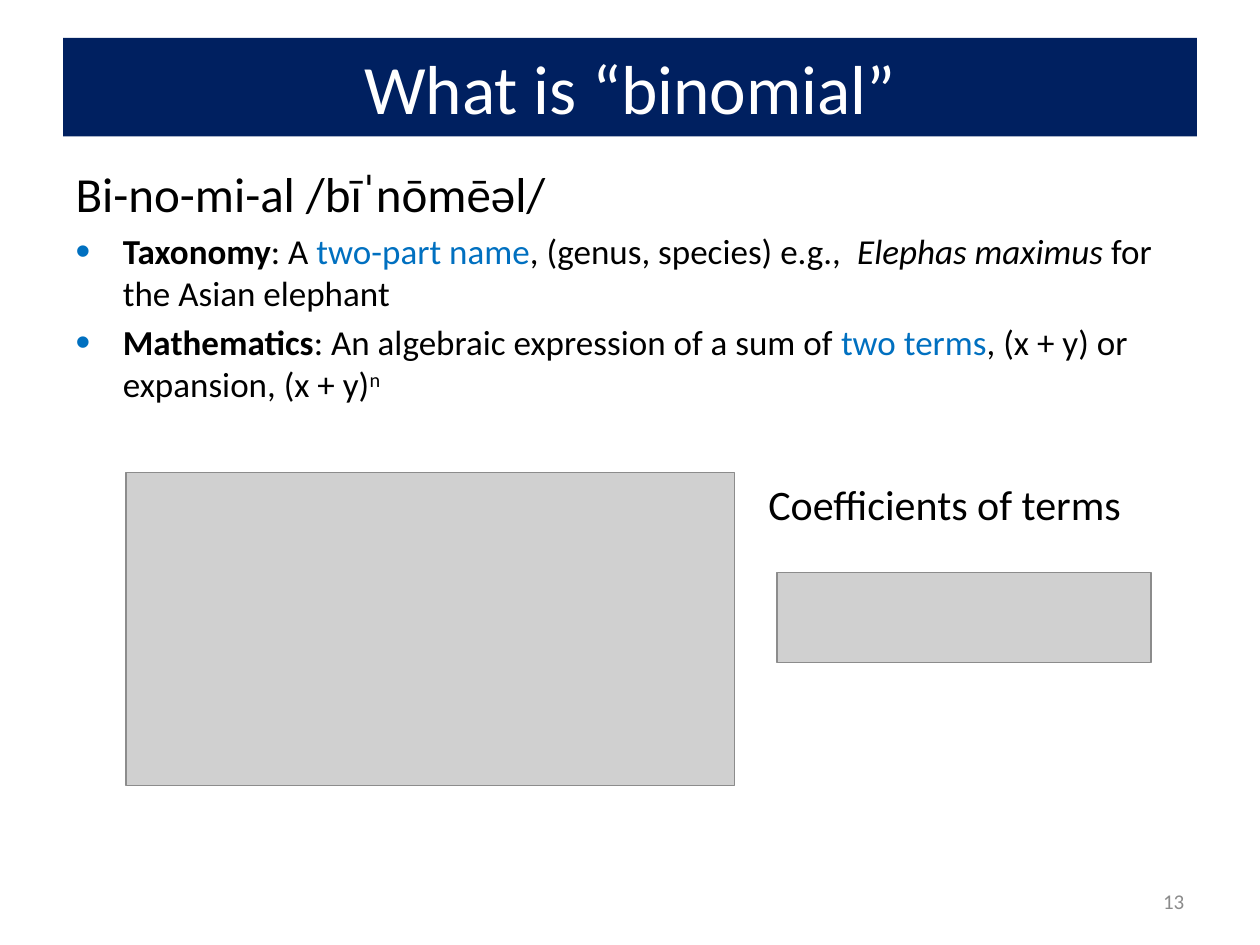
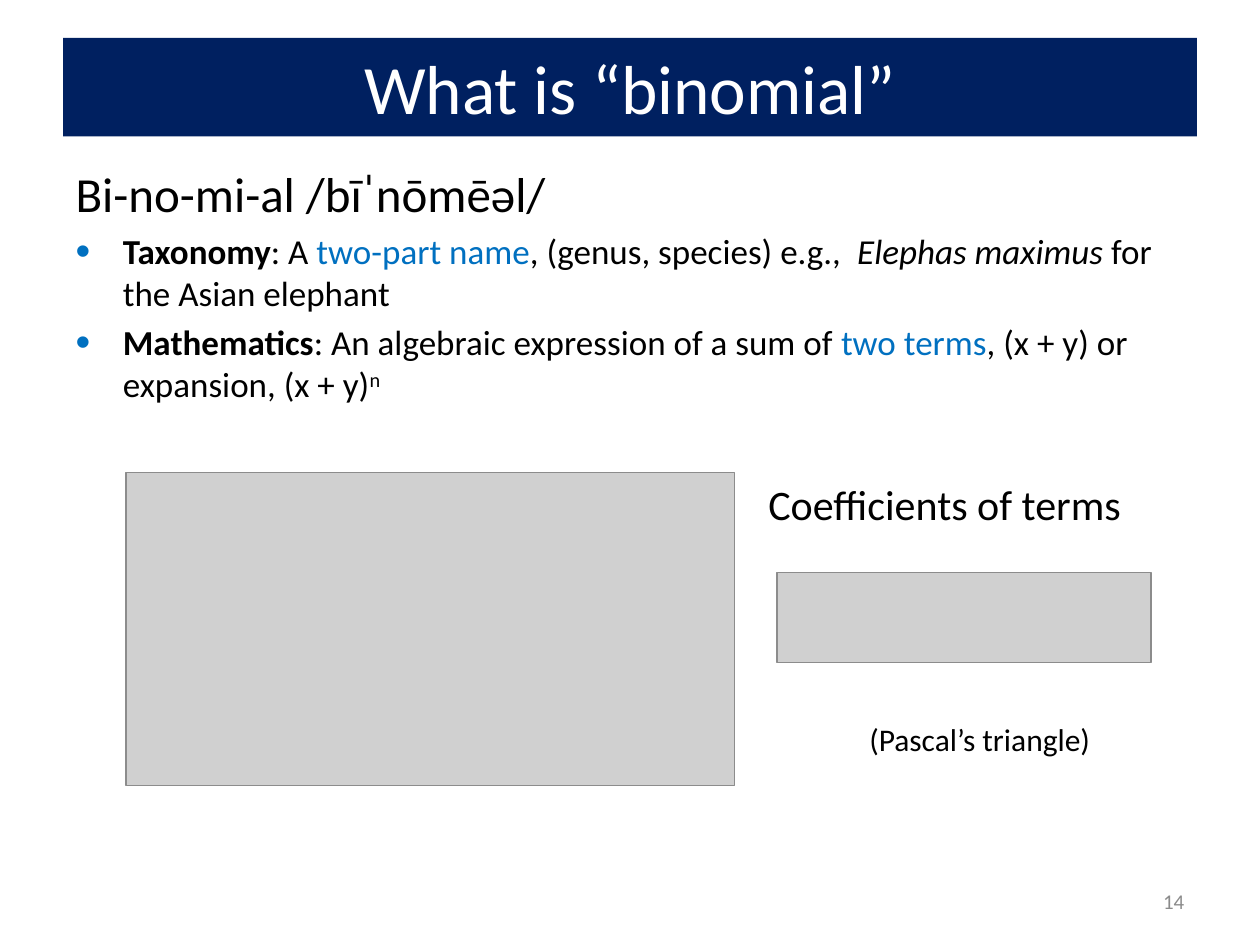
Before and after one commit to friendly/psy6136, a slide deck: slide 14 of docs/lectures/02-Discrete.pptx (slide 13 before the commit). Drawn at 1260x945 pixels with LibreOffice and Linux fonts; fonts in the diff are those of the drawing; grey boxes stand for pictures. Boxes give left, top, right and bottom in pixels: in the first picture for what was removed or moved away, otherwise in the second. Text is boxed around its words. In the diff, an @@ line names an element or a change of style, - is before the commit and + after.

```diff
--- a/docs/lectures/02-Discrete.pptx
+++ b/docs/lectures/02-Discrete.pptx
@@ text added at (869,728,1090,757), 18 pt, text #000000 @@
+(Pascal’s triangle)
@@ page number at (1163,895,1184,909): text changed @@
-13
+14
```
Also in this commit, not shown: 11 other slides changed, 5 slides added, 11 other files.
